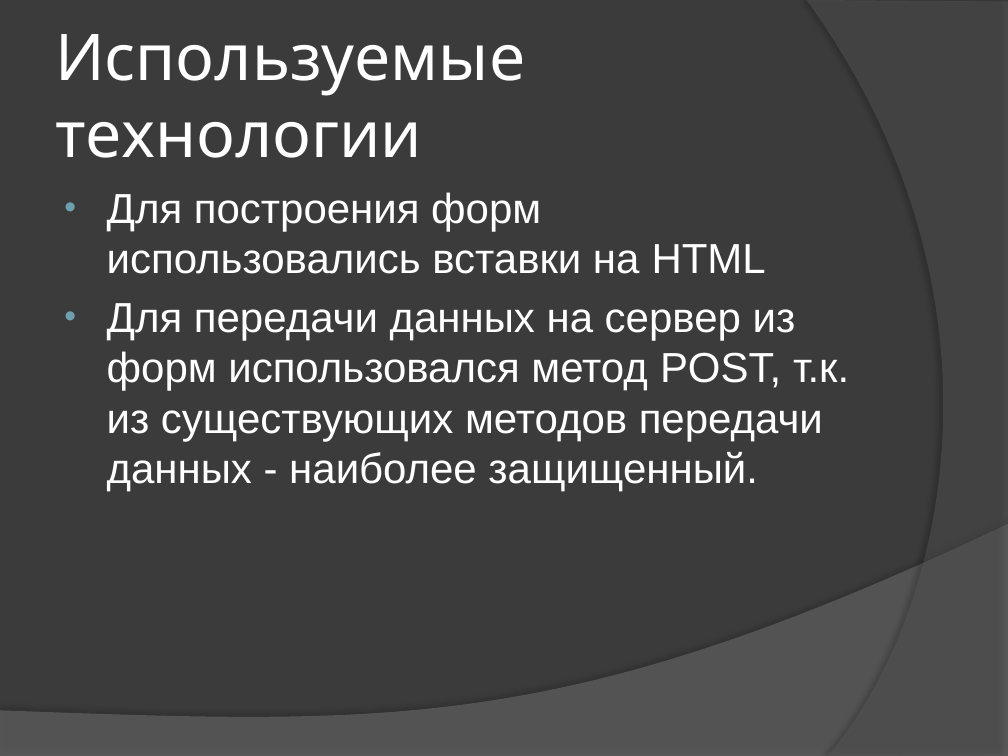
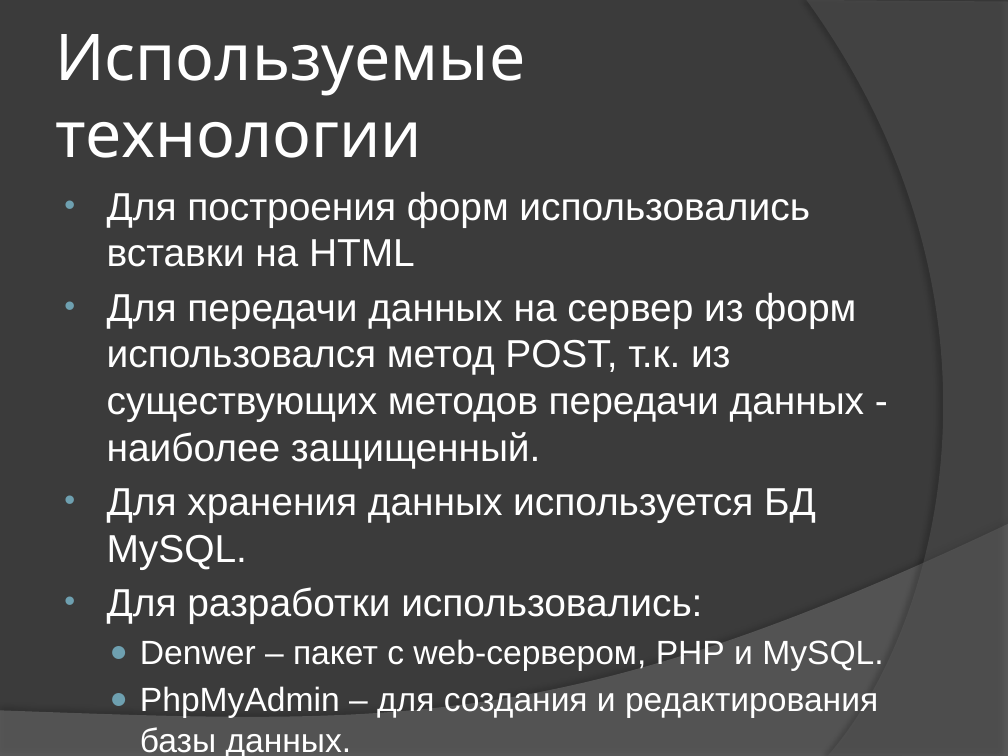
Before and after one commit to stden/diplomx, a slide deck: slide 5 of Подоплелов Андрей Владимирович/Презентация.pptx. Drawn at 1008x756 pixels with LibreOffice and Linux fonts; fonts in the diff are those of the drawing. Boxes give left, top, right and bottom in pixels: in the first picture for what was removed or moved away, otherwise in the second. Text is boxed around its words. In the diff, an @@ line names an element or a change of style, - is before the commit and + after.

```diff
--- a/Подоплелов Андрей Владимирович/Презентация.pptx
+++ b/Подоплелов Андрей Владимирович/Презентация.pptx
@@ text at (x1=107, y1=191, x2=865, y2=468): size 30 to 27.8 pt in "Для построения форм использовались вставки на HTML", "Для передачи данных на сервер из форм ..." @@
@@ text at (x1=107, y1=488, x2=883, y2=718): paragraphs added @@
+• Для хранения данных используется БД MySQL.
+• Для разработки использовались:
+  ● Denwer – пакет с web-сервером, PHP и MySQL.
+  ● PhpMyAdmin – для создания и редактирования базы данных.
```
Also in this commit, not shown: 3 other slides changed.
